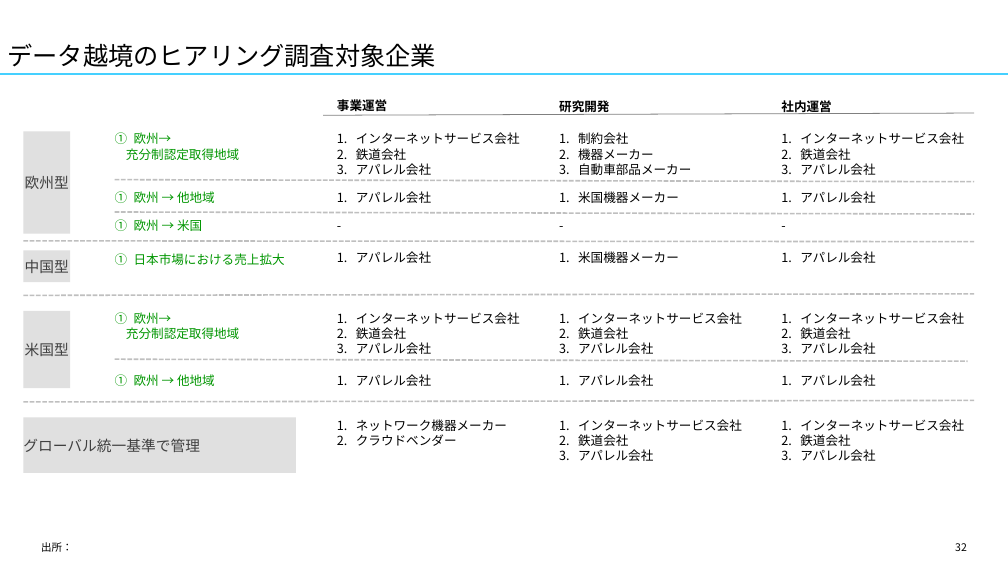
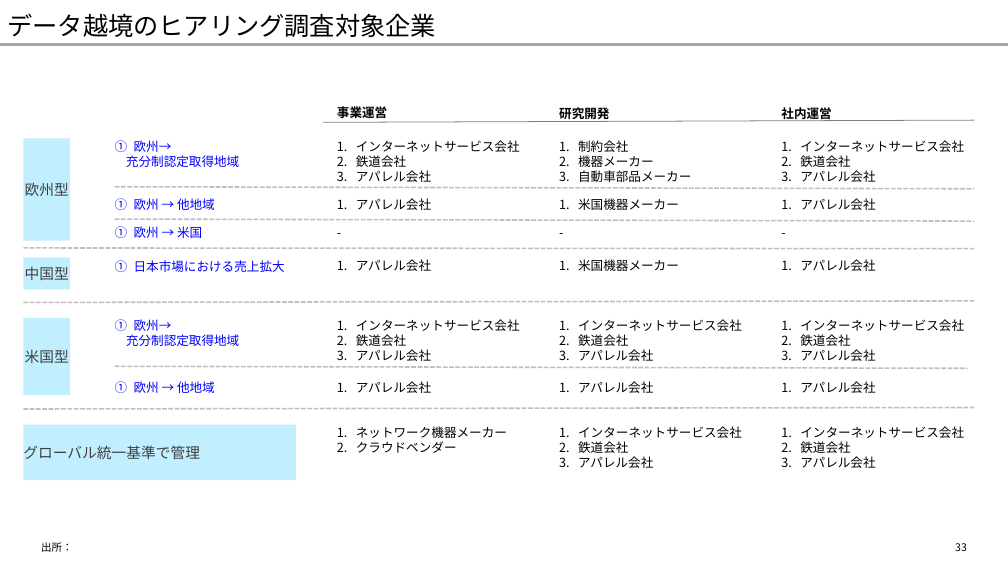
Before and after one commit to yuzucha16/dotfiles, a slide deck: slide 33 of office/Blank.potx (slide 32 before the commit). Drawn at 1008x567 pixels with LibreOffice and Linux fonts; fonts in the diff are those of the drawing. Boxes give left, top, right and bottom in pixels: in the first picture for what was removed or moved away, otherwise in the second. Text is boxed around its words. In the diff, an @@ line names an element or a change of style, - is before the commit and + after.

```diff
--- a/office/Blank.potx
+++ b/office/Blank.potx
@@ title "データ越境のヒアリング調査対象企業": place and size @@
-title "データ越境のヒアリング調査対象企業" at [8, 43, 436, 67]
+title "データ越境のヒアリング調査対象企業" at [8, 13, 436, 37]
@@ line moved from (0, 74) - (1008, 74) to (0, 45) - (1008, 45) @@
@@ line (0, 45) - (1008, 45): stroke #45D0FF 2.25 pt to #A6A6A6 2.25 pt @@
@@ 21 texts, 4 lines, 2 rectangles: place and size @@
-21 texts, 4 lines, 2 rectangles at [23, 97, 977, 402]
+21 texts, 4 lines, 2 rectangles at [23, 104, 977, 409]
@@ line moved from (23, 296) - (975, 294) to (115, 187) - (975, 189) @@
@@ line moved from (115, 180) - (975, 181) to (23, 302) - (975, 301) @@
@@ text colour #009600 to #0000FF in 6 elements at [126, 140, 239, 167], [134, 260, 285, 272], [134, 198, 215, 210], [134, 226, 202, 238], [126, 319, 239, 346], [134, 381, 215, 393] @@
@@ 7 texts, 2 rectangles, 1 line: place and size @@
-7 texts, 2 rectangles, 1 line at [23, 97, 968, 473]
+7 texts, 2 rectangles, 1 line at [23, 104, 968, 480]
@@ fill #E0E0E0 to #C1F0FF in 4 elements at [23, 138, 70, 240], [23, 318, 70, 395], [23, 258, 70, 290], [23, 425, 296, 480] @@
```
Also in this commit, not shown: 33 other slides changed, 1 slide added, 1 other file.
